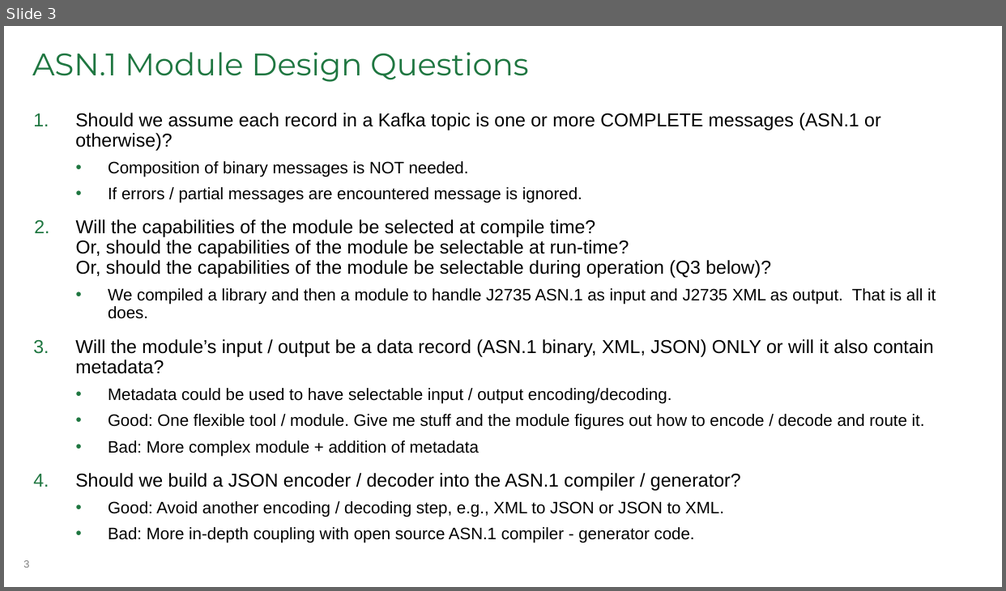
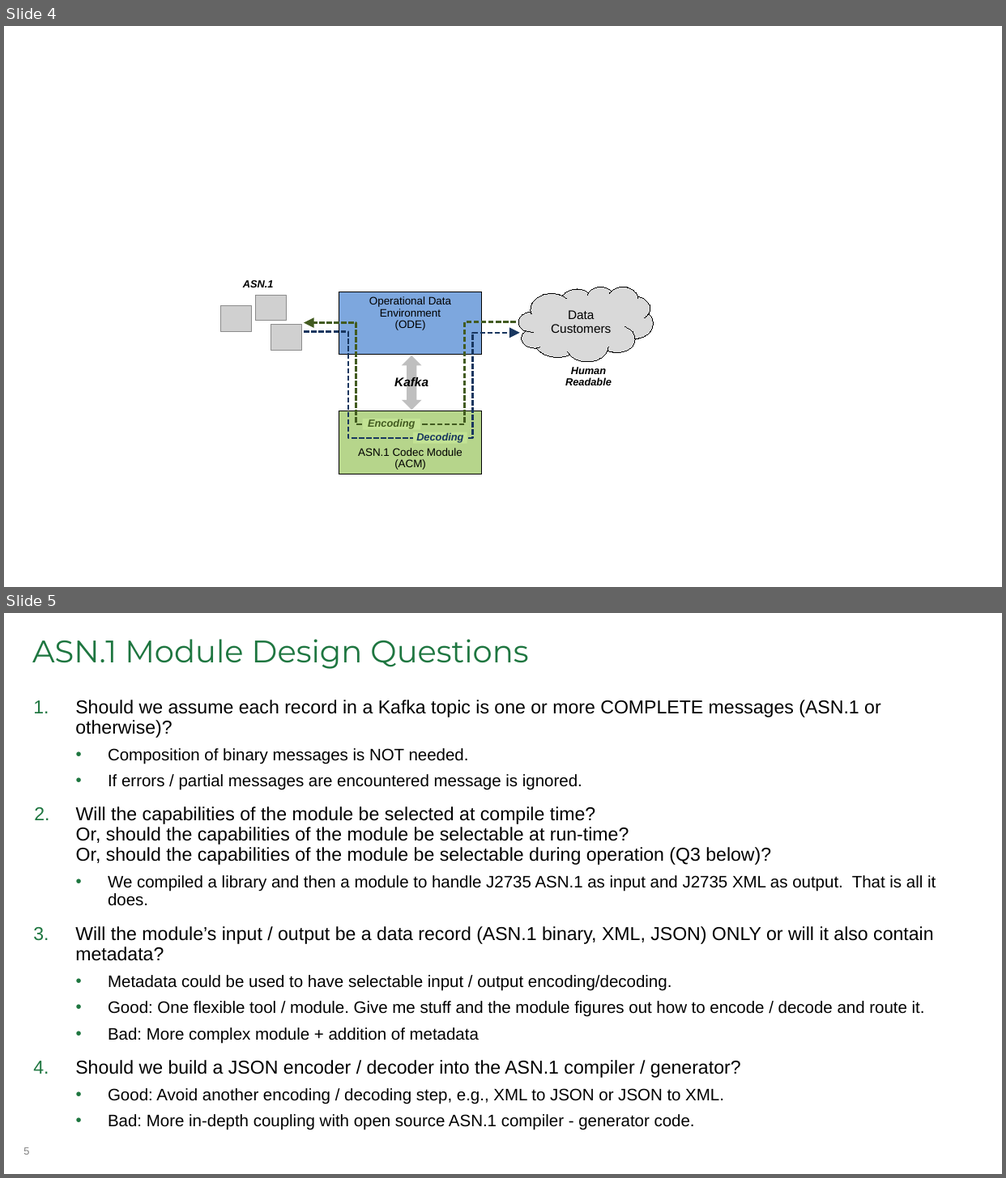
Before and after one commit to usdot-jpo-ode/asn1_codec, a slide deck: docs/acm.pptx. Shown one above the other, each under a label of ours: slide 3 before the commit, slides 4 and 5 after it. The pictures are 1006x591 and 1006x1178 pixels, drawn with LibreOffice and Linux fonts; fonts in the diff are those of the drawing; grey boxes stand for pictures. Boxes give left, top, right and bottom in pixels: in the first picture for what was removed or moved away, otherwise in the second. Text is boxed around its words. In the diff, an @@ line names an element or a change of style, - is before the commit and + after.

```diff
--- a/docs/acm.pptx
+++ b/docs/acm.pptx
@@ slide 4 added at box(4, 26, 1002, 587), background #FFFFFF @@
@@ group added at box(221, 280, 653, 475): 4 rectangles, 3 pictures, 3 texts, 2 freeform shapes, 1 cloud, 1 up down arrow @@
+Data Customers
+Operational Data Environment
+(ODE)
+ASN.1 Codec Module (ACM)
+Kafka
+Encoding
+Decoding
+ASN.1
+Human
+Readable
@@ what was slide 3 is now slide 5 @@
@@ page number at box(23, 1148, 29, 1155): text changed @@
-3
+5
```
Also in this commit, not shown: 1 other slide added, 1 other file.
